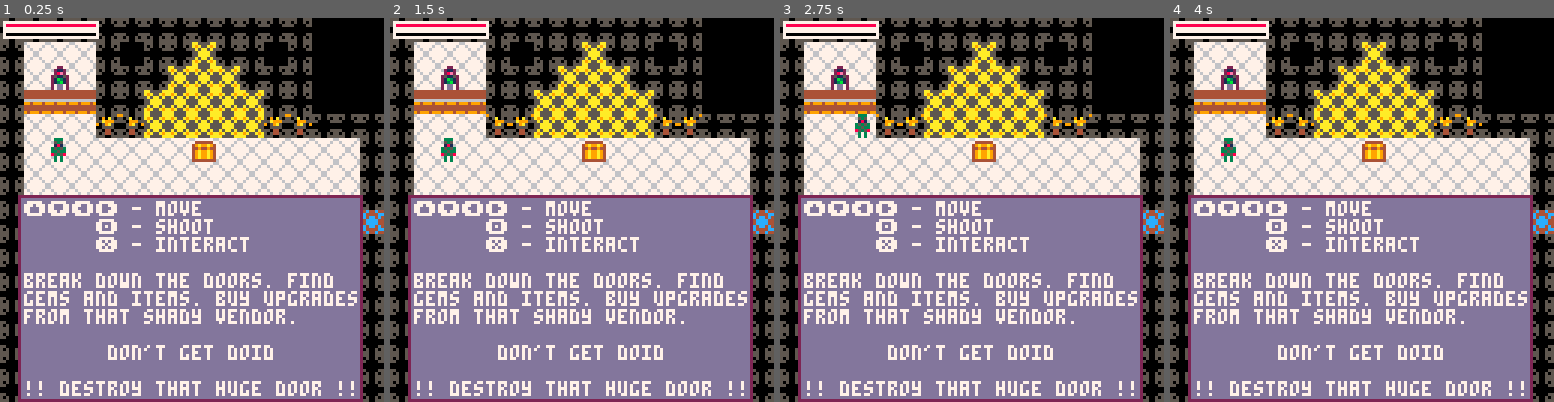
Above: before the commit, frames 1-4 (left to right).
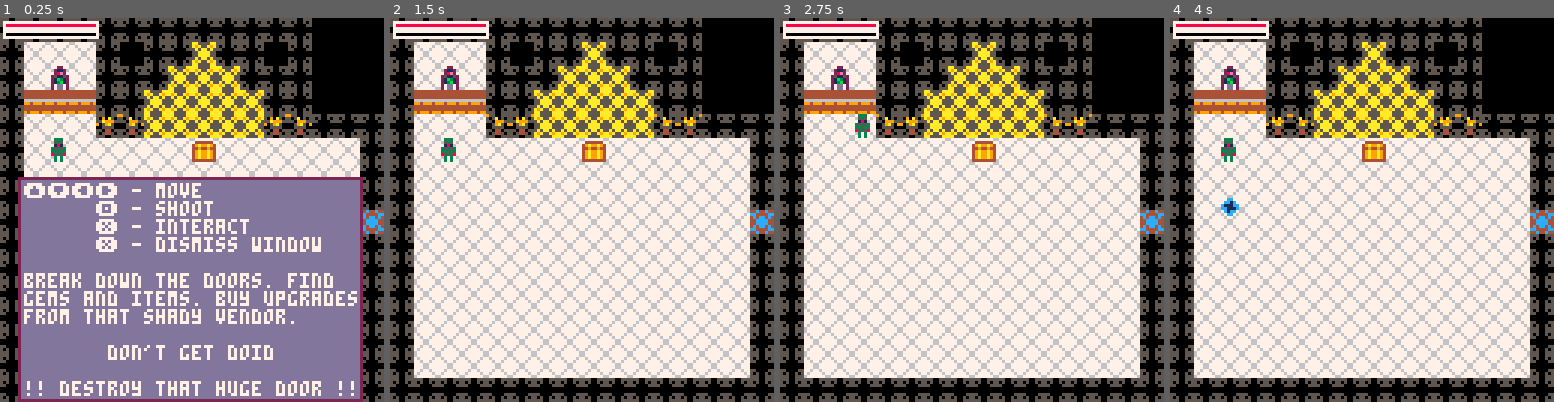
Above: after the commit, the same moments.

Repository: rledford/pico-door
Game: PICO-8 cartridge door.p8
Same seed, same stepped clock (60 frames per second), same inputs: the game is played once before the commit and once after it.
Inputs:
- Up to frame 1 (0.25 s): no input
- Up to frame 2 (1.5 s): tap X (X key) at 0.33, 1.07 s; tap O (Z key) at 0.7 s
- Up to frame 3 (2.75 s): hold Right 1.6-2.1 s; tap O (Z key) at 1.7, 2.1, 2.5 s; tap X (X key) at 1.85 s; hold Up 2.15-2.42 s; hold Right from 2.47 s (still down)
- Up to frame 4 (4 s): tap O (Z key) at 2.9, 3.3, 3.7 s; tap X (X key) at 2.97 s; release Right at 3.03 s; hold Left 3.08-3.58 s; hold Down 3.63-3.97 s

The runs differ from the first frame. In frame 1, 6.2% of the frame differs, in the area x 4-95%, y 41-61%; in frame 2, 44%; in frame 3, 44%; in frame 4, 44%, in the area x 4-95%, y 46-100%.

Commit message:
X dismisses toast window.

Diff:
--- a/door.p8
+++ b/door.p8
@@ -184,6 +184,7 @@
 		"⬆️⬇️⬅️➡️ - move",
 		"      🅾️ - shoot",
 		"      ❎ - interact",
+		"      ❎ - dismiss window",
 		"",
 		"break down the doors. find",
 		"gems and items. buy upgrades",
@@ -372,14 +373,16 @@
 
 vendor_type = {
 	init=function(this)
-		this.inventory = {
+		this.inventory,
+		this.anim,
+		this.can_interact = {
 			upgrade_max_gems,
 			upgrade_max_hp,
 			upgrade_projectile_damage,
 			upgrade_fast_shot,
-		}
-		this.anim = make_animation({37,38}, 20)
-		this.can_interact = false
+		},
+		make_animation({37,38}, 20),
+		false
 	end,
 	update=function(this)
 		this.can_interact = window == nil and player ~= nil and not player.dead and flr(get_range(this, player)) <= TILE_SIZE*2
@@ -479,7 +482,6 @@
 }
 
 function show_vendor_window(vendor_obj)
-	toast_msg_window = nil
 	sfx(8)
 	local win = {
 		selected_upgrade = 1,
@@ -567,7 +569,7 @@
 	local toast = {
 		update=function(this)
 			lifetime -= 1
-			if lifetime <= 0 then
+			if lifetime <= 0 or btnp(k_action) then
 				toast_msg_window = nil
 			end
 		end,
@@ -945,10 +947,10 @@
 		local col,row,walls,mincol,maxcol,minrow,maxrow,projectiles = flr(pos_to_tile(this.x)),
 			flr(pos_to_tile(this.y)),
 			{top=false,right=false,bottom=false,left=false},
-			flr(pos_to_tile(room.x * SCREEN_SIZE)),
-			flr(pos_to_tile(room.x * SCREEN_SIZE + SCREEN_SIZE - 1)),
-			flr(pos_to_tile(room.y * SCREEN_SIZE)),
-			flr(pos_to_tile(room.y * SCREEN_SIZE + SCREEN_SIZE - 1)),
+			flr(pos_to_tile(tile_to_screen(room.x))),
+			flr(pos_to_tile(tile_to_screen(room.x) + SCREEN_SIZE - 1)),
+			flr(pos_to_tile(tile_to_screen(room.y))),
+			flr(pos_to_tile(tile_to_screen(room.y) + SCREEN_SIZE - 1)),
 			{}
 		-- yes this for-loop is terrible
 		for offset=0,15 do
@@ -1722,7 +1724,7 @@
 
 function update_room_transition()
 	player.move()
-	local diffx,diffy = room.x * SCREEN_SIZE - camera_pos.x, room.y * SCREEN_SIZE - camera_pos.y
+	local diffx,diffy = tile_to_screen(room.x) - camera_pos.x, tile_to_screen(room.y) - camera_pos.y
 
 	if diffx ~= 0 then
 		camera_pos.x += camera_spd * sign(diffx)
@@ -1765,11 +1767,11 @@
 	room.x = 4
 	room.y = 3
 	is_boss_room = true
-	camera_pos.x = 4*SCREEN_SIZE
-	camera_pos.y = 3*SCREEN_SIZE
+	difficulty = 4
+	camera_pos.x = tile_to_screen(4)
+	camera_pos.y = tile_to_screen(3)
 	player.x = 66 * TILE_SIZE
 	player.y = 49 * TILE_SIZE
-	-- MAX_ROOM_OBJECTS = 100
 	start_room_transition(room.x,room.y)
 	camera(camera_pos.x, camera_pos.y)
 	end_room_transition()
@@ -1865,6 +1867,10 @@
 -- utils --
 -----------
 
+function tile_to_screen(v)
+	return v * SCREEN_SIZE
+end
+
 function pos_to_tile(v)
 	return v/TILE_SIZE
 end
@@ -1890,10 +1896,10 @@
 end
 
 function is_move_to_next_room(x,y)
-	return x > room.x * SCREEN_SIZE + SCREEN_SIZE - 1 or
-		x < room.x * SCREEN_SIZE or
-		y > room.y * SCREEN_SIZE + SCREEN_SIZE - 1 or
-		y < room.y * SCREEN_SIZE
+	return x > tile_to_screen(room.x) + SCREEN_SIZE - 1 or
+		x < tile_to_screen(room.x) or
+		y > tile_to_screen(room.y) + SCREEN_SIZE - 1 or
+		y < tile_to_screen(room.y)
 end
 
 function clamp(value, min, max)
@@ -2198,25 +2204,25 @@
 0101000300810000000000000000010000000000000000000001000000000000000000000000000100000000000000000000000000000000000101010000000000000000000000000000000000000000000000000000000000000000000000000000000000000000000000000000000000000000000000000000000000000000
 0000000000000000000000000000000000000000000000000000000000000000000000000000000000000000000000000000000000000000000000000000000000000000000000000000000000000000000000000000000000000000000000000000000000000000000000000000000000000000000000000000000000000000
 __map__
-0101010101010101010101010100000000000000000000000000000101010101010101010101010000000000000000000101010101010101010101010101010100000000000000000000000000000000000000000000000000000000000000000000000000000000000000000000000000000000000000000000000000000000
-01020202010001010501010001000000000000000000000000000001022b0201010202020202010000000000000000000102020202020202020202020202020100000000000000000000000000000000000000000000000000000000000000000000000000000000000000000000000000000000000000000000000000000000
-0102250201010105050501010100000001010101010101010000000102020201010104020402010000000000000000000102020202020202020202020202020100000000000000000000000000000000000000000000000000000000000000000000000000000000000000000000000000000000000000000000000000000000
-0127272701010505050505010100000001020201020202010000000102020202020302040202010000000000000000000102020202020202020202020202020100000000000000000000000000000000000000000000000000000000000000000000000000000000000000000000000000000000000000000000000000000000
-0102020239390505050505393901010101020201020202010000000102020201010104020402010000000000000000000102020202020202020202020202020100000000000000000000000000000000000000000000000000000000000000000000000000000000000000000000000000000000000000000000000000000000
-0102020202020202160202020202020101020201060202010000000102020201010202020202010000000000000000000102020202020202020202020202020100000000000000000000000000000000000000000000000000000000000000000000000000000000000000000000000000000000000000000000000000000000
-0102020202020202020202020202020101020202020202010000000102020201010202020202010101010000000000000102020202020202020202020202020100000000000000000000000000000000000000000000000000000000000000000000000000000000000000000000000000000000000000000000000000000000
-010202020202020202020202020202010102020202020201000000010202020101020206020202022b010000000000000102020202020202020202020202020100000000010101010101010101000000000000000000000000000000000000000000000000000000000000000000000000000000000000000000000000000000
-0102020202020202020202020202020302020202020202010000000102060201010202020202020202010000000000000102020202020202020202020202020100000001010101013901010101010000000000000000000000000000000000000000000000000000000000000000000000000000000000000000000000000000
-0102020202020202020202020202020101020202020202010000000102020201010202020202020202010101010101010102020202020202020202020202020100000001013902020202023901010000000000000000000000000000000000000000000000000000000000000000000000000000000000000000000000000000
-0102020202020202020202020202020101020202020202010000000102020201010202020202020202020202020202010102020202020202020202020202020100000001010202020202020201010000000000000000000000000000000000000000000000000000000000000000000000000000000000000000000000000000
-0102020202020202020202020202020101020601020202010101010102020201010202020202020202020204020401010102020202020202020202020202020100000001010202022302020201010000000000000000000000000000000000000000000000000000000000000000000000000000000000000000000000000000
-0102020202020202020202020202020101020201020202020202020302020201010202020202020206020202040203020202020202020202020202020202020100000001010202020202020201010000000000000000000000000000000000000000000000000000000000000000000000000000000000000000000000000000
-0102020202020202020202020202020101020201020202020202020102020201010202020202020202020204020401010102020202020202020202020202020100000001013902020202023901010000000000000000000000000000000000000000000000000000000000000000000000000000000000000000000000000000
-0102020202020202020202020202020101020202020202020202020102020201010202020202020202020202020202010102020202020202020202020202020100000001010101020202010101010000000000000000000000000000000000000000000000000000000000000000000000000000000000000000000000000000
-0101010101010101010101010101010101010101010101010102010101010101010101010101010101010101010101010101010101010101010101010101010100000000010101010201010101000000000000000000000000000000000000000000000000000000000000000000000000000000000000000000000000000000
-0101010101010101010101010101000000000000000000000102010000000000000101010101010101010101010101010101010101010101010101010101010100000000000101010301010100000000000000000000000000000000000000000000000000000000000000000000000000000000000000000000000000000000
-0102020202030202020402020201000000000000000001010103010101000000000102020202020202020202020202010102020202020202020202020202020100000000000139020202390100000000000000000000000000000000000000000000000000000000000000000000000000000000000000000000000000000000
-0102130101010202042d04020201000000000000000001020213020201000000000102020202020202020202020202010102020202020202020202020202020100000000000101020202010100000000000000000000000000000000000000000000000000000000000000000000000000000000000000000000000000000000
+0101010101010101010101010100000000000000000000000000000101010101000000000000000000000000000000000000000000000000000000000000000000000000000000000000000000000000000000000000000000000000000000000000000000000000000000000000000000000000000000000000000000000000
+01020202010001010501010001000000000000000000000000000001022b0201000101010101000000000000000000000000000000000000000001010101010100000000000000000000000000000000000000000000000000000000000000000000000000000000000000000000000000000000000000000000000000000000
+0102250201010105050501010100000001010101010101010000000102020201010104020401000000000000000000000000000000000000000001042a04010100000000000000000000000000000000000000000000000000000000000000000000000000000000000000000000000000000000000000000000000000000000
+0127272701010505050505010100000001020201020202010000000102020202020302040201000000000000000000000000000000000000000001020402010100000000000000000000000000000000000000000000000000000000000000000000000000000000000000000000000000000000000000000000000000000000
+0102020239390505050505393901010101020201020202010000000102020201010104020401000000000000000000000000000000000000000001020202010100000000000000000000000000000000000000000000000000000000000000000000000000000000000000000000000000000000000000000000000000000000
+0102020202020202160202020202020101020201060202010000000102020201000102020201000000000000000000000000000000000000000001020202010100000000000000000000000000000000000000000000000000000000000000000000000000000000000000000000000000000000000000000000000000000000
+0102020202020202020202020202020101020202020202010000000102020201000102020201010101010000000000000000000000000101010101020202010100000000000000000000000000000000000000000000000000000000000000000000000000000000000000000000000000000000000000000000000000000000
+010202020202020202020202020202010102020202020201000000010202020100010206020202022b01000000000000000000000000012b020202020602010100000000010101010101010101000000000000000000000000000000000000000000000000000000000000000000000000000000000000000000000000000000
+0102020202020202020202020202020302020202020202010000000102060201000102020202020202010000000000000000000000000102020202020202010100000001010101013901010101010000000000000000000000000000000000000000000000000000000000000000000000000000000000000000000000000000
+0102020202020202020202020202020101020202020202010000000102020201000102020202020202010101010101000001010101010102020202020202010100000001013902020202023901010000000000000000000000000000000000000000000000000000000000000000000000000000000000000000000000000000
+0102020202020202020202020202020101020202020202010000000102020201000102020202020202020202020201000001020202020202020202020202010100000001010202020202020201010000000000000000000000000000000000000000000000000000000000000000000000000000000000000000000000000000
+0102020202020202020202020202020101020601020202010101010102020201000102020202020202020204020401010101040204020202020202020602010100000001010202022302020201010000000000000000000000000000000000000000000000000000000000000000000000000000000000000000000000000000
+0102020202020202020202020202020101020201020202020202020302020201000102020202020206020202040203020203020402020202060202020202010100000001010202020202020201010000000000000000000000000000000000000000000000000000000000000000000000000000000000000000000000000000
+0102020202020202020202020202020101020201020202020202020102020201000102020202020202020204020401010101040204020202020202020202010100000001013902020202023901010000000000000000000000000000000000000000000000000000000000000000000000000000000000000000000000000000
+0102020202020202020202020202020101020202020202020202020102020201000102020202020202020202020201000001020202020202020202020202010100000001010101020202010101010000000000000000000000000000000000000000000000000000000000000000000000000000000000000000000000000000
+0101010101010101010101010101010101010101010101010102010101010101000101010101010101010101010101000001010101010101010201010101010100000000010101010201010101000000000000000000000000000000000000000000000000000000000000000000000000000000000000000000000000000000
+0101010101010101010101010101000000000000000000000102010000000000000101010101010101010101010101010000000000000000010201000000000100000000000101010301010100000000000000000000000000000000000000000000000000000000000000000000000000000000000000000000000000000000
+0102020202030202020402020201000000000000000001010103010101000000000102020202020202020202020202010101010101010101010201010101010100000000000139020202390100000000000000000000000000000000000000000000000000000000000000000000000000000000000000000000000000000000
+0102130101010202042d04020201000000000000000001020213020201000000000102020202020202020202020202010102020202020202010301020202020100000000000101020202010100000000000000000000000000000000000000000000000000000000000000000000000000000000000000000000000000000000
 0101020100010202020402020201000000000000000001020202020201000000000102020202020202020202020202010102020202020202020202020202020100000000000101020202010100000000000000000000000000000000000000000000000000000000000000000000000000000000000000000000000000000000
 0101020100010202020202020201000000000000000001020202020201000000000102020202020202020202020202010102020202020202020202020202020100000000000139020202390100000000000000000000000000000000000000000000000000000000000000000000000000000000000000000000000000000000
 0102020100010202020202020201000001010101010101020202020201000000000102020202020202020202020202010102020202020202020202020202020100000000000101020202010100000000000000000000000000000000000000000000000000000000000000000000000000000000000000000000000000000000
